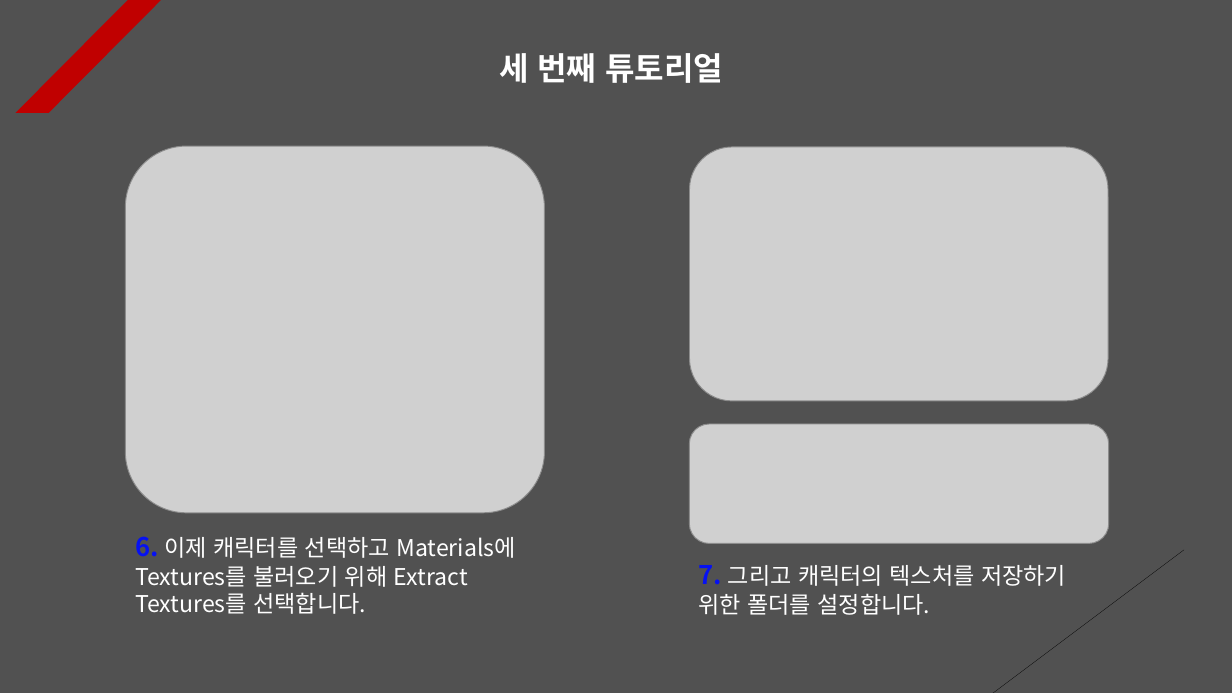
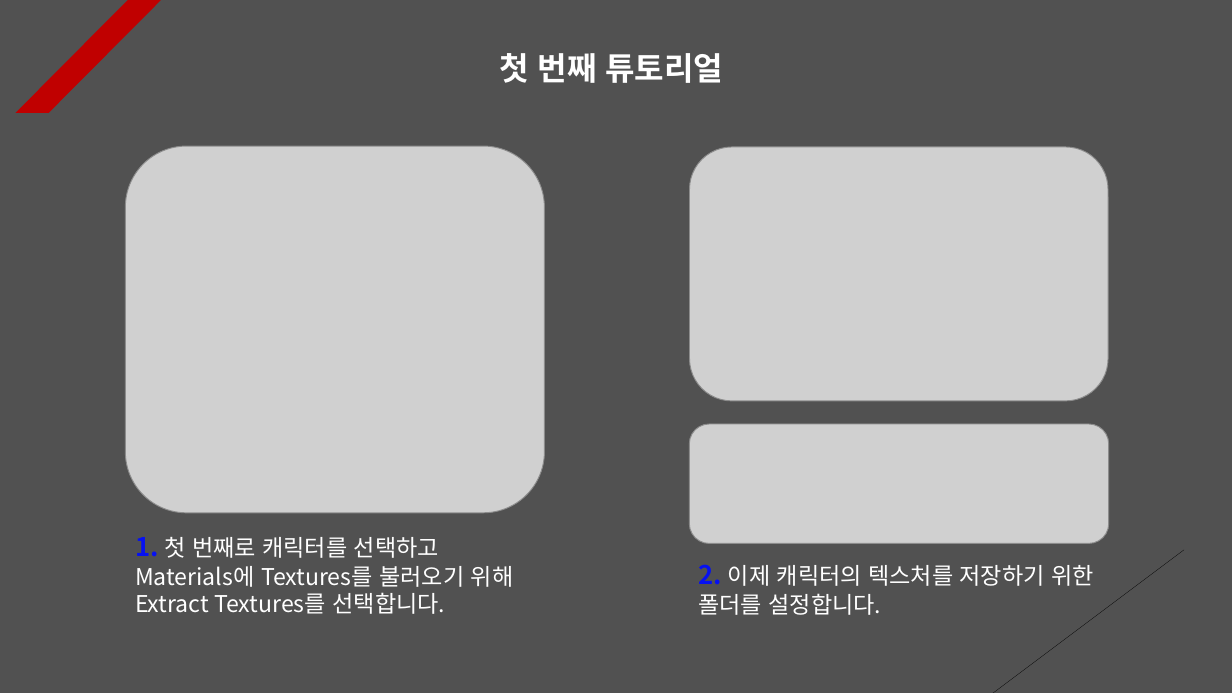
Before and after one commit to Unity2033/3D-UnityEngine, a slide deck: slide 1 of Assets/Animation Retargeting/PPT Data/Animation Retargeting Example.pptx (slide 3 before the commit). Drawn at 1232x693 pixels with LibreOffice and Linux fonts; fonts in the diff are those of the drawing; grey boxes stand for pictures. Boxes give left, top, right and bottom in pixels: in the first picture for what was removed or moved away, otherwise in the second. Text is boxed around its words. In the diff, an @@ line names an element or a change of style, - is before the commit and + after.

```diff
--- a/Assets/Animation Retargeting/PPT Data/Animation Retargeting Example.pptx
+++ b/Assets/Animation Retargeting/PPT Data/Animation Retargeting Example.pptx
@@ text at [499, 53, 724, 83]: text changed @@
-세 번째 튜토리얼
+첫 번째 튜토리얼
@@ text at [135, 537, 514, 614]: text changed @@
-6. 이제 캐릭터를 선택하고 Materials에 Textures를 불러오기 위해 Extract Textures를 선택합니다.
+1. 첫 번째로 캐릭터를 선택하고 Materials에 Textures를 불러오기 위해 Extract Textures를 선택합니다.
@@ text at [698, 564, 1094, 615]: text changed @@
-7. 그리고 캐릭터의 텍스처를 저장하기 위한 폴더를 설정합니다.
+2. 이제 캐릭터의 텍스처를 저장하기 위한 폴더를 설정합니다.
```
Also in this commit, not shown: 9 other slides changed, 1 slide added, 5 slides removed, 23 other files.
